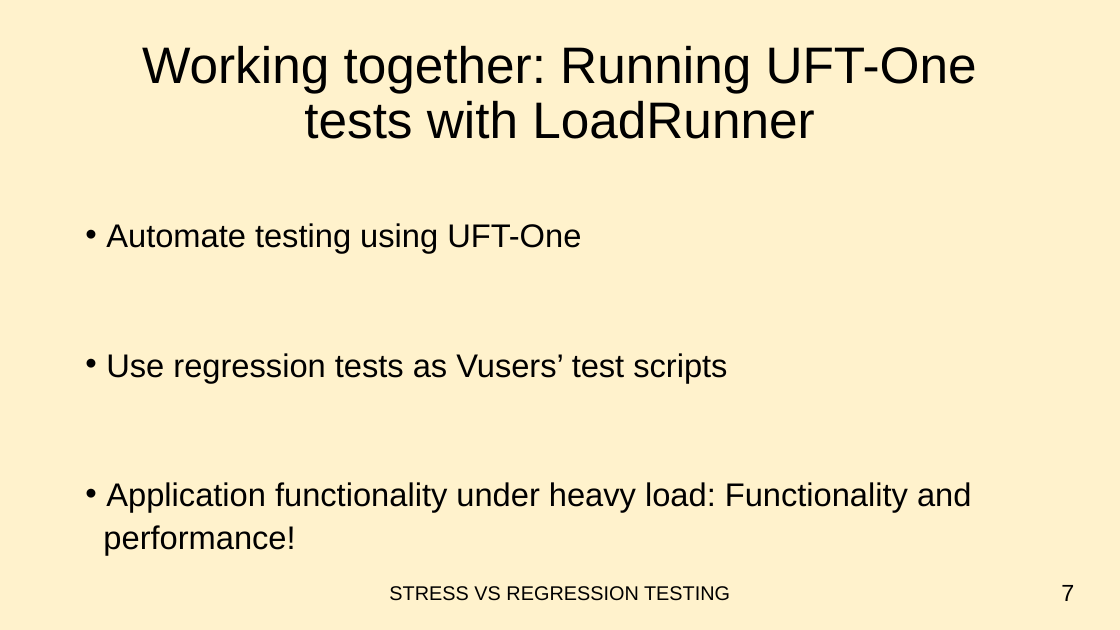
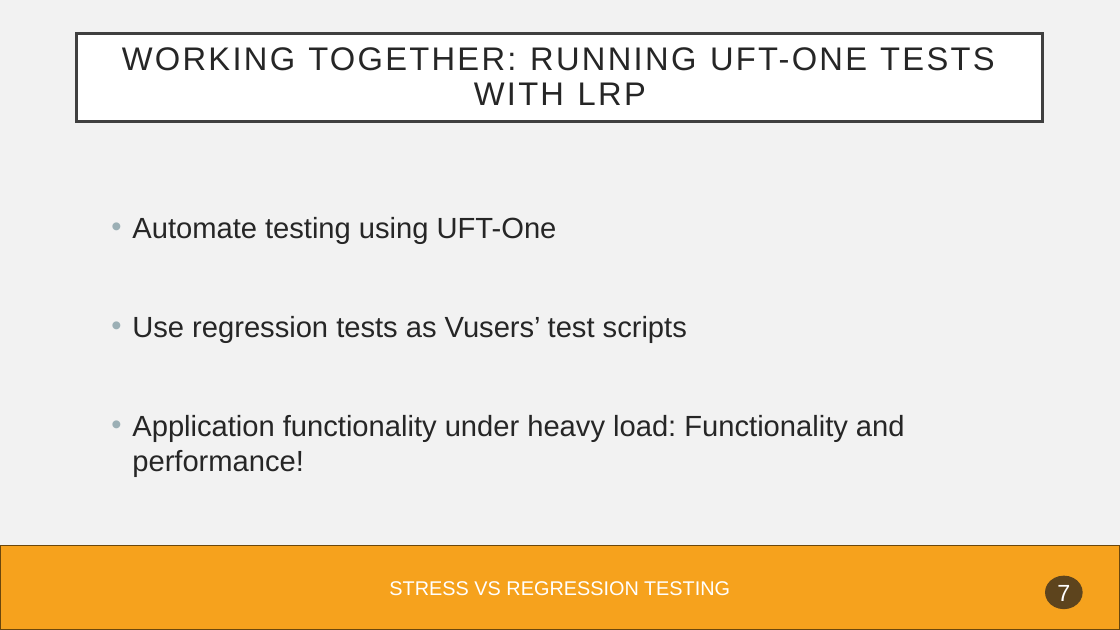
Before and after one commit to FotisFarm/PT_Test, a slide deck: slide 8 of Exercise_4/Ex4.pptx. Drawn at 1120x630 pixels with LibreOffice and Linux fonts; fonts in the diff are those of the drawing. Boxes give left, top, right and bottom in pixels: in the first picture for what was removed or moved away, otherwise in the second. Text is boxed around its words. In the diff, an @@ line names an element or a change of style, - is before the commit and + after.

```diff
--- a/Exercise_4/Ex4.pptx
+++ b/Exercise_4/Ex4.pptx
@@ background #FFF2CC to #F2F2F2 @@
@@ rectangle "WORKING TOGETHER: RUNNING UFT-ONE TESTS ...": place and size @@
-rectangle "WORKING TOGETHER: RUNNING UFT-ONE TESTS ..." at box(142, 45, 977, 139)
+rectangle "WORKING TOGETHER: RUNNING UFT-ONE TESTS ..." at box(77, 34, 1044, 122)
@@ rectangle "WORKING TOGETHER: RUNNING UFT-ONE TESTS ..." at box(77, 34, 1044, 122): fill none to #FFFFFF; outline none to #404040 2.5 pt @@
@@ text in rectangle at box(122, 47, 994, 105): text changed; size 44 to 28 pt; text colour #000000 to #262626 @@
-Working together: Running UFT-One tests with LoadRunner
+WORKING TOGETHER: RUNNING UFT-ONE TESTS WITH LRP
@@ text "Automate testing using UFT-One": place and size @@
-text "Automate testing using UFT-One" at box(103, 223, 971, 555)
+text "Automate testing using UFT-One" at box(132, 217, 905, 477)
@@ text at box(132, 217, 687, 343): size 28 to 25 pt, text colour #000000 to #262626 in "Automate testing using UFT-One", "Use regression tests as Vusers’ test scripts"; line spacing 0.8 to 1 @@
@@ text at box(132, 415, 905, 477): text changed; size 28 to 25 pt; text colour #000000 to #262626 @@
-• Application functionality under heavy load: Functionality and
-performance!
+• Application functionality under heavy load: Functionality and performance!
@@ rectangle added at box(0, 545, 1120, 630), fill #F6A21D, outline #6C470D 1 pt @@
@@ text "STRESS VS REGRESSION TESTING" at box(389, 581, 730, 596): text colour #000000 to #FFFFFF @@
@@ ellipse "7": place and size @@
-ellipse "7" at box(1061, 585, 1074, 601)
+ellipse "7" at box(1045, 576, 1083, 609)
@@ ellipse "7" at box(1045, 576, 1083, 609): text colour #000000 to #FFFFFF; alignment right to centre; fill none to #1D1D1D at 70% opacity @@
```
Also in this commit, not shown: 9 other slides changed.
